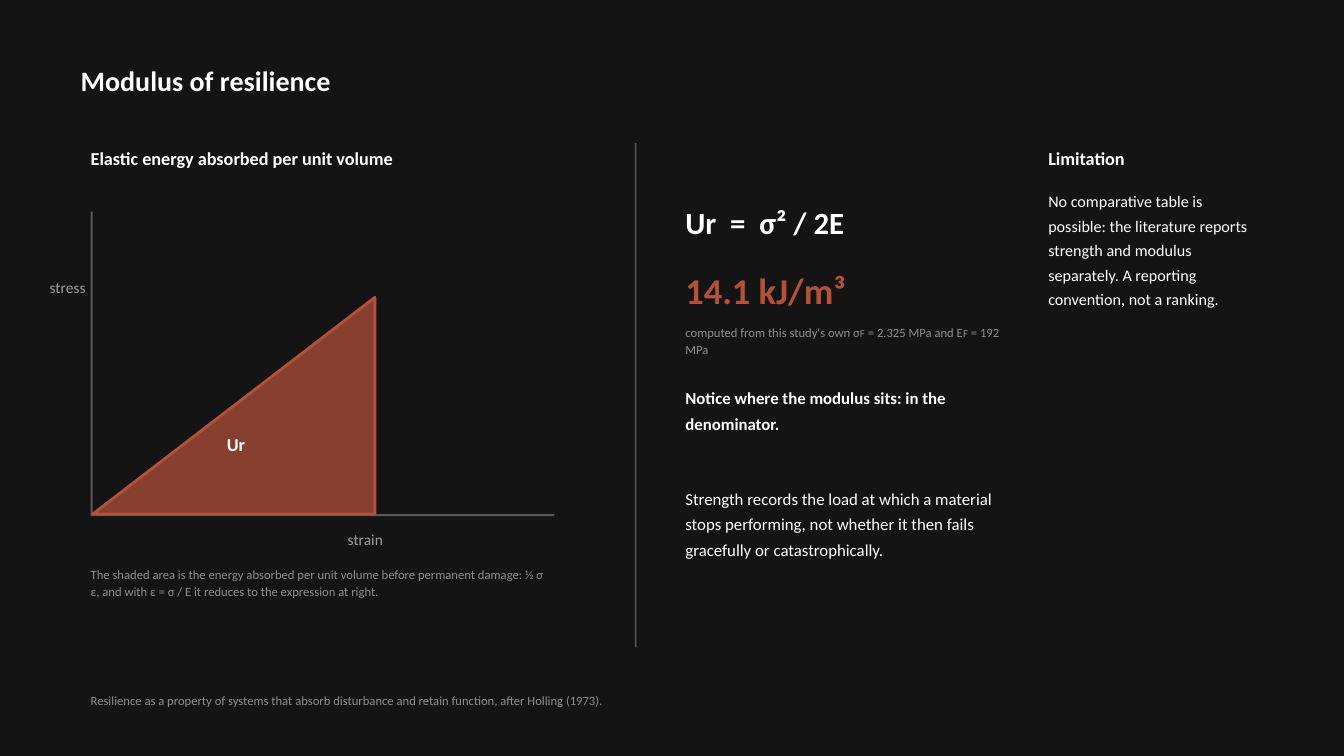
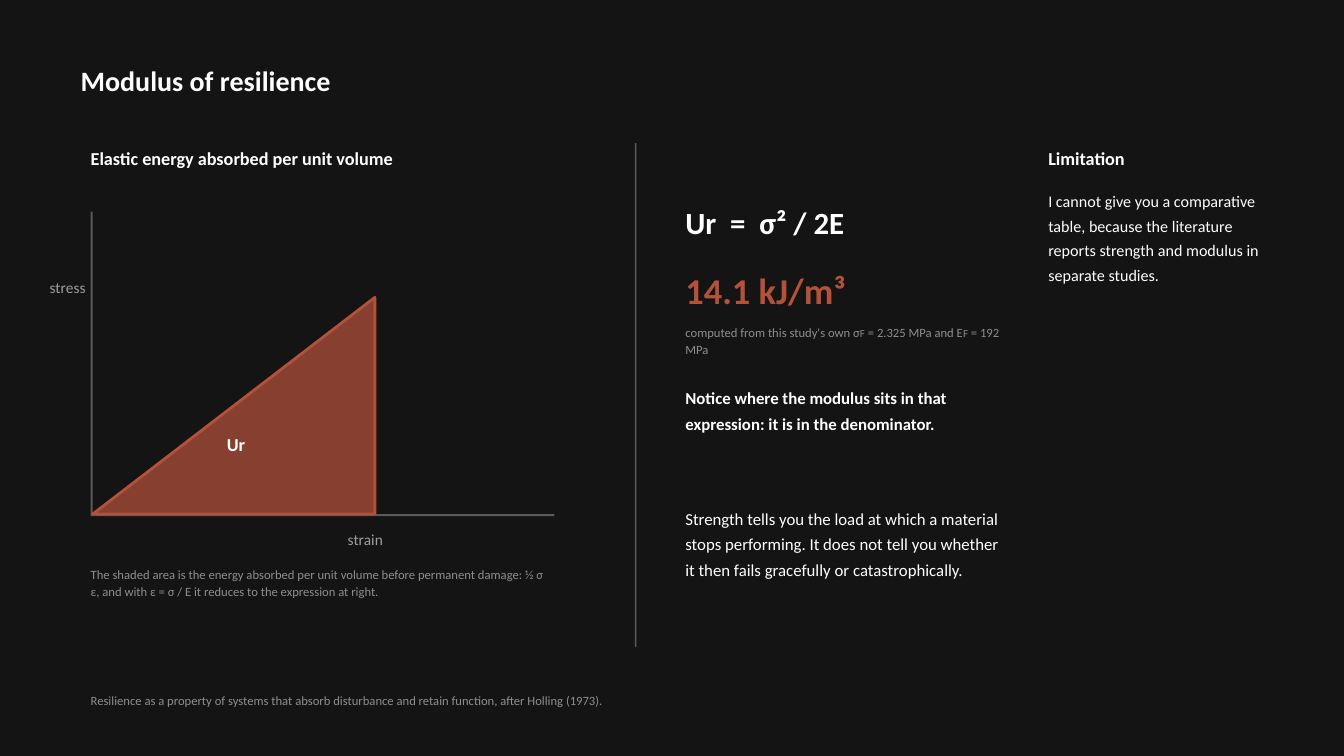
Before and after one commit to bunal91/sanat-ve-mekan, a slide deck: slide 22 of konferans-bildirisi/06-sunum/ICSMMEP26_Presentation_Unal.pptx (slide 23 before the commit). Drawn at 1344x756 pixels with LibreOffice and Linux fonts; fonts in the diff are those of the drawing. Boxes give left, top, right and bottom in pixels: in the first picture for what was removed or moved away, otherwise in the second. Text is boxed around its words. In the diff, an @@ line names an element or a change of style, - is before the commit and + after.

```diff
--- a/konferans-bildirisi/06-sunum/ICSMMEP26_Presentation_Unal.pptx
+++ b/konferans-bildirisi/06-sunum/ICSMMEP26_Presentation_Unal.pptx
@@ text at (1048, 196, 1259, 284): text changed @@
-No comparative table is possible: the literature reports strength and modulus separately. A reporting convention, not a ranking.
+I cannot give you a comparative table, because the literature reports strength and modulus in separate studies.
@@ text at (685, 392, 947, 433): text changed @@
-Notice where the modulus sits: in the denominator.
+Notice where the modulus sits in that expression: it is in the denominator.
@@ text at (685, 513, 999, 579): text changed @@
-Strength records the load at which a material stops performing, not whether it then fails gracefully or catastrophically.
+Strength tells you the load at which a material stops performing. It does not tell you whether it then fails gracefully or catastrophically.
```
Also in this commit, not shown: 23 other slides changed, 1 slide removed, 5 other files.
